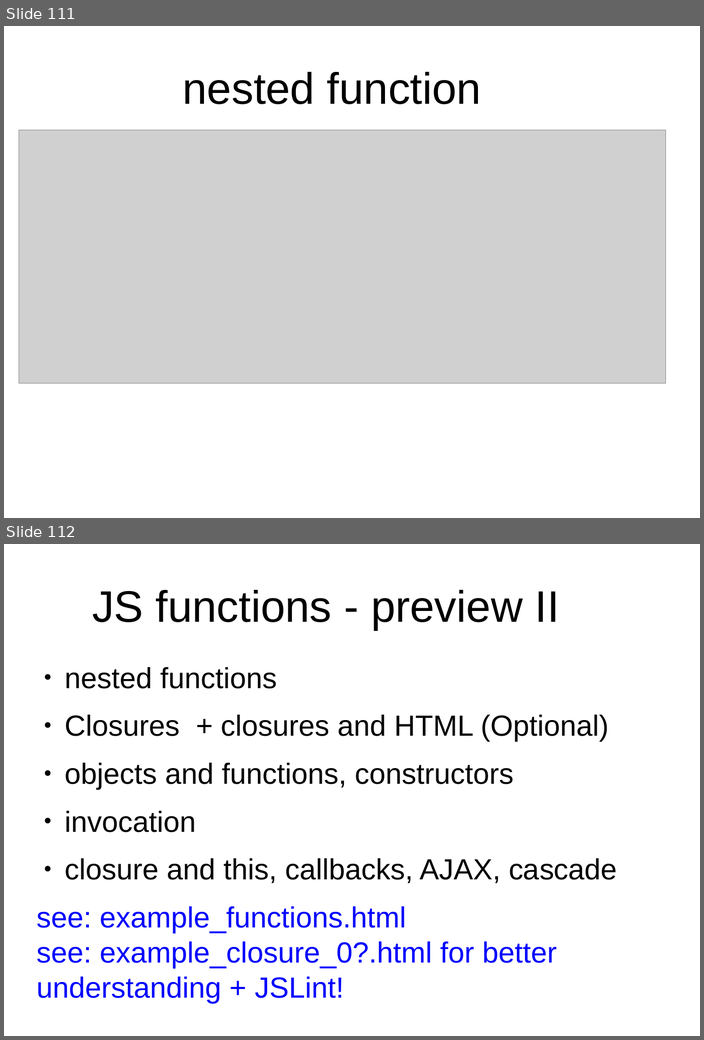
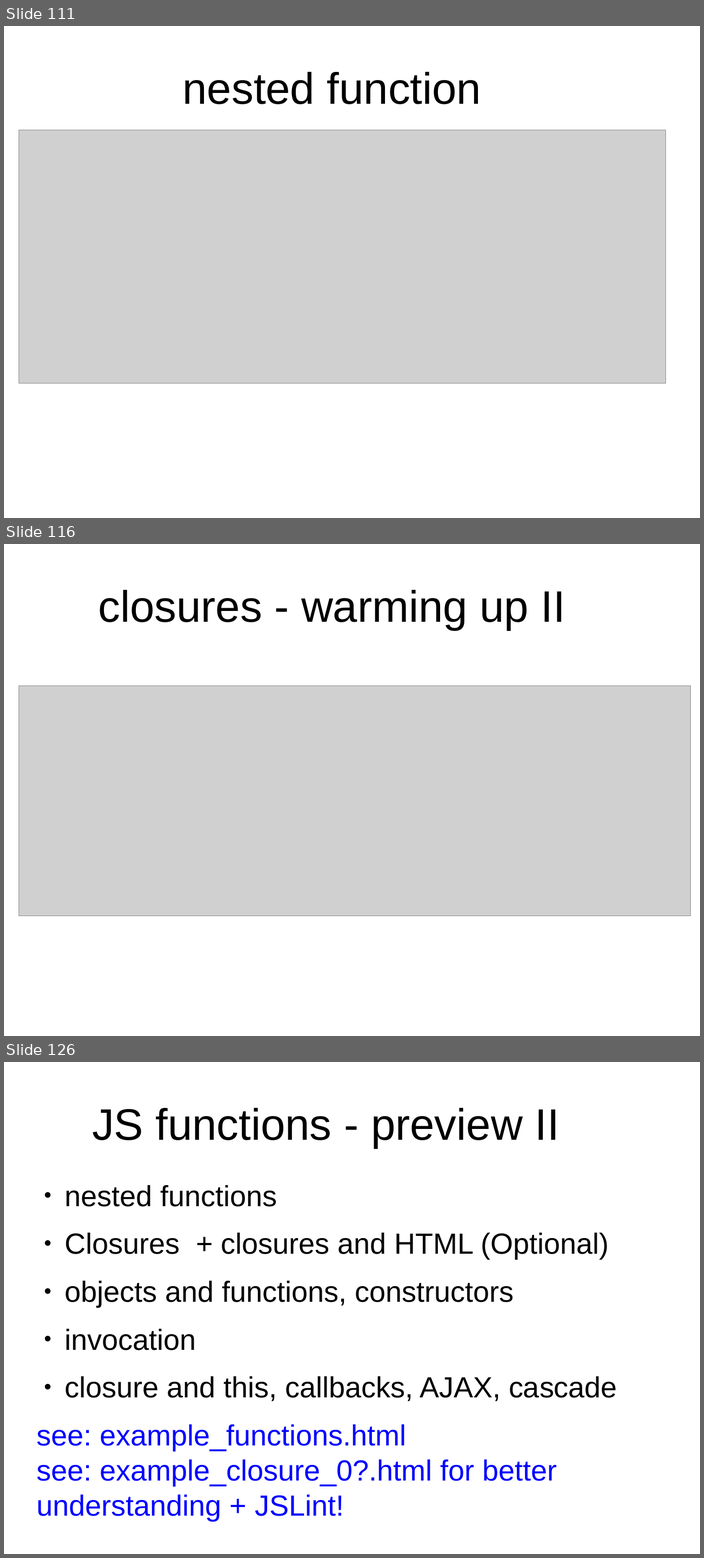
Before and after one commit to peterborkuti/other, a slide deck: JavaScriptBasics/jsbasics-slide.odp. Shown one above the other, each under a label of ours: slides 111 and 112 before the commit, slides 111, 116 and 126 after it; the slides between them are not shown. The pictures are 704x1040 and 704x1558 pixels, drawn with LibreOffice and Linux fonts; fonts in the diff are those of the drawing; grey boxes stand for pictures; background and template pictures are left out. Boxes give left, top, right and bottom in pixels: in the first picture for what was removed or moved away, otherwise in the second. Text is boxed around its words. In the diff, an @@ line names an element or a change of style, - is before the commit and + after.

```diff
--- a/JavaScriptBasics/jsbasics-slide.odp
+++ b/JavaScriptBasics/jsbasics-slide.odp
@@ slide 116 added at bbox=[4, 544, 700, 1036], background #FFFFFF @@
@@ title added at bbox=[98, 590, 565, 630], 53.3 pt, text #000000 @@
+closures - warming up II
@@ picture added at bbox=[19, 686, 690, 916] @@
@@ what was slide 112 is now slide 126 @@
```
Also in this commit, not shown: 13 other slides added, 2 other files.
